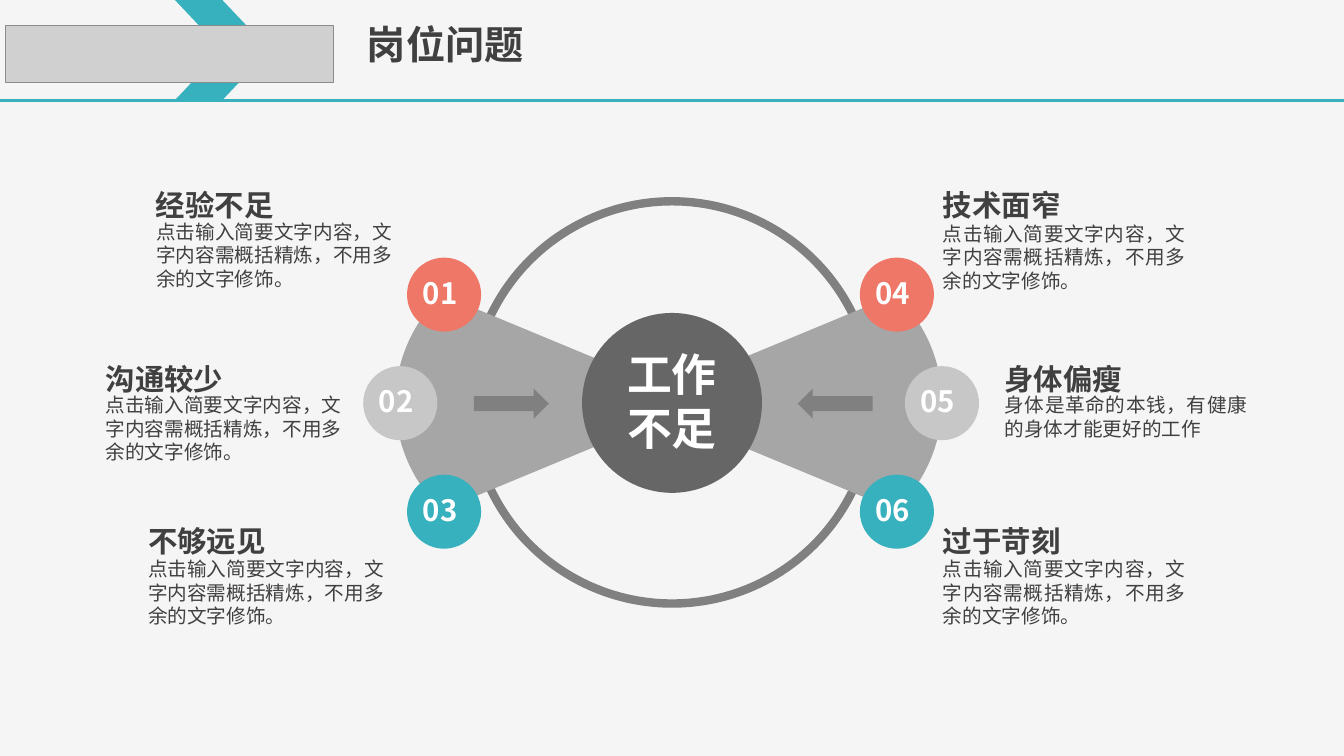
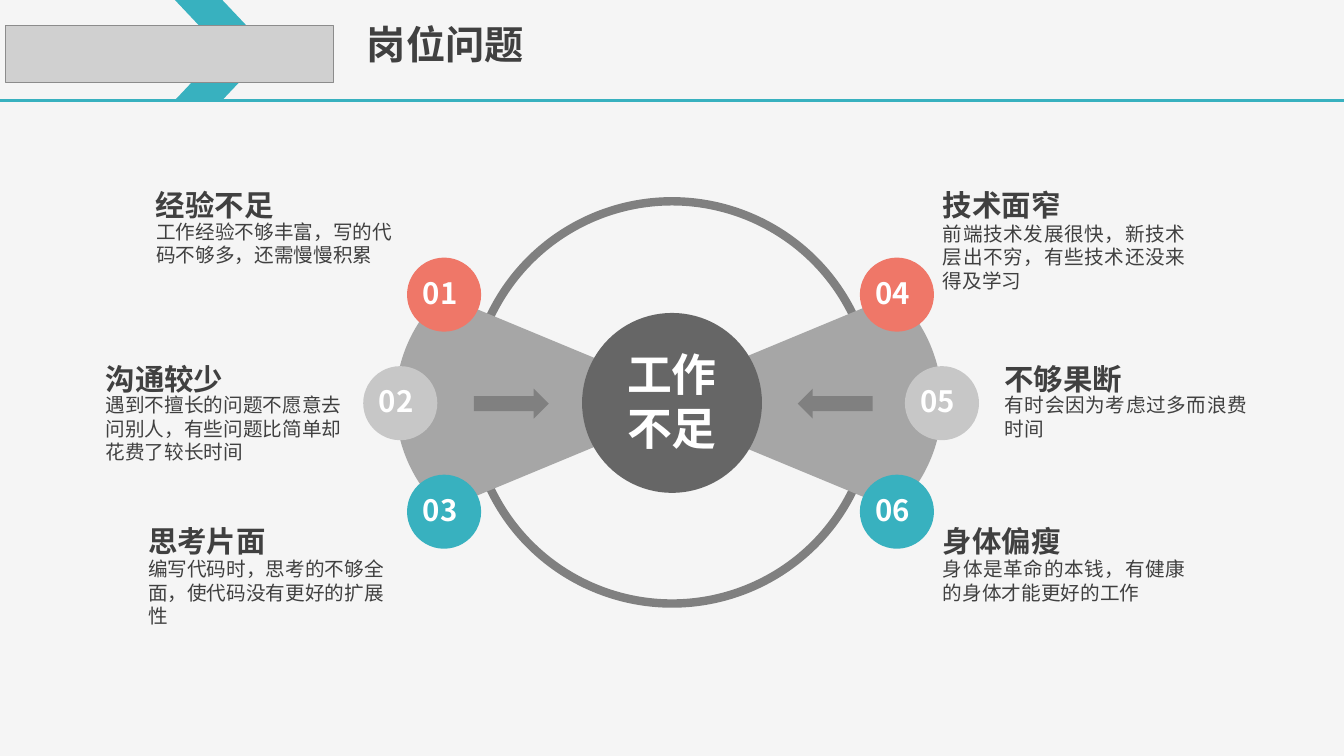
Before and after one commit to LiuQ-Q/document, a slide deck: slide 6 of 智能平台实验室+姓名+述职.pptx. Drawn at 1344x756 pixels with LibreOffice and Linux fonts; fonts in the diff are those of the drawing; grey boxes stand for pictures. Boxes give left, top, right and bottom in pixels: in the first picture for what was removed or moved away, otherwise in the second. Text is boxed around its words. In the diff, an @@ line names an element or a change of style, - is before the commit and + after.

Commit message:
述职文档-工作不足

```diff
--- a/智能平台实验室+姓名+述职.pptx
+++ b/智能平台实验室+姓名+述职.pptx
@@ text at [156, 218, 392, 264]: text changed @@
-点击输入简要文字内容，文字内容需概括精炼，不用多余的文字修饰。
+工作经验不够丰富，写的代码不够多，还需慢慢积累
@@ text at [943, 224, 1185, 290]: text changed @@
-点击输入简要文字内容，文字内容需概括精炼，不用多余的文字修饰。
+前端技术发展很快，新技术层出不穷，有些技术还没来得及学习
@@ text at [1005, 365, 1123, 399]: text changed @@
-身体偏瘦
+不够果断
@@ text at [106, 392, 342, 461]: text changed @@
-点击输入简要文字内容，文字内容需概括精炼，不用多余的文字修饰。
+遇到不擅长的问题不愿意去问别人，有些问题比简单却花费了较长时间
@@ text at [1005, 392, 1247, 438]: text changed @@
-身体是革命的本钱，有健康的身体才能更好的工作
+有时会因为考虑过多而浪费时间
@@ text at [148, 527, 266, 560]: text changed @@
-不够远见
+思考片面
@@ text at [943, 527, 1061, 560]: text changed @@
-过于苛刻
+身体偏瘦
@@ text at [148, 559, 384, 625]: text changed @@
-点击输入简要文字内容，文字内容需概括精炼，不用多余的文字修饰。
+编写代码时，思考的不够全面，使代码没有更好的扩展性
@@ text at [943, 559, 1185, 602]: text changed @@
-点击输入简要文字内容，文字内容需概括精炼，不用多余的文字修饰。
+身体是革命的本钱，有健康的身体才能更好的工作
```
Also in this commit, not shown: 1 other slide changed.
